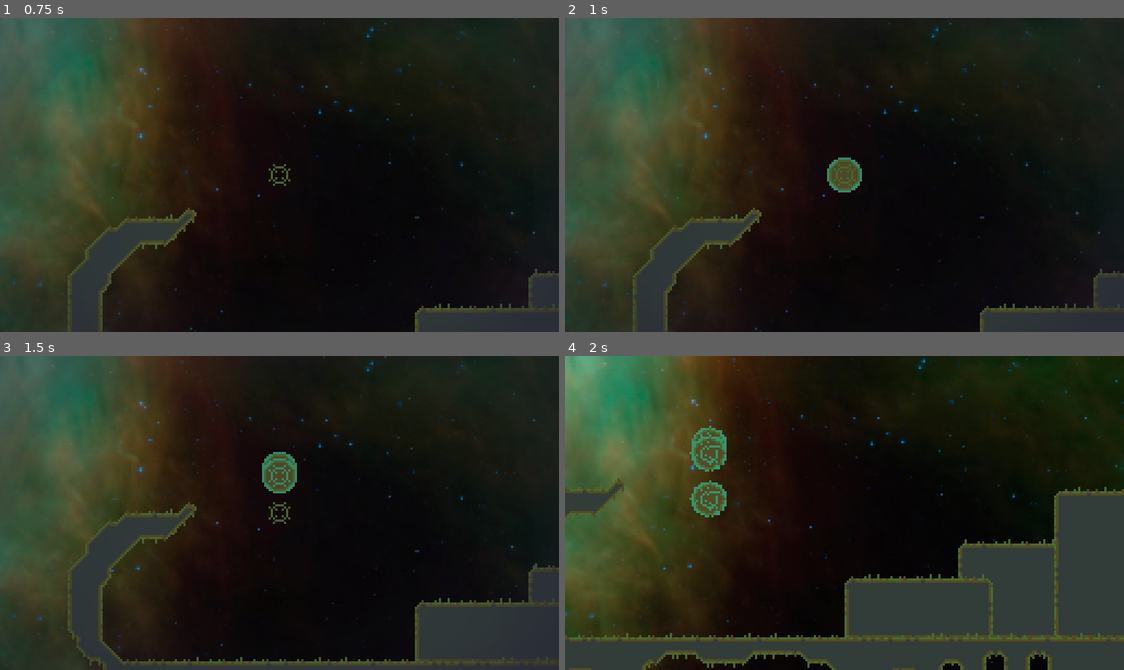
Above: before the commit, frames 1-4 (two rows, left to right).
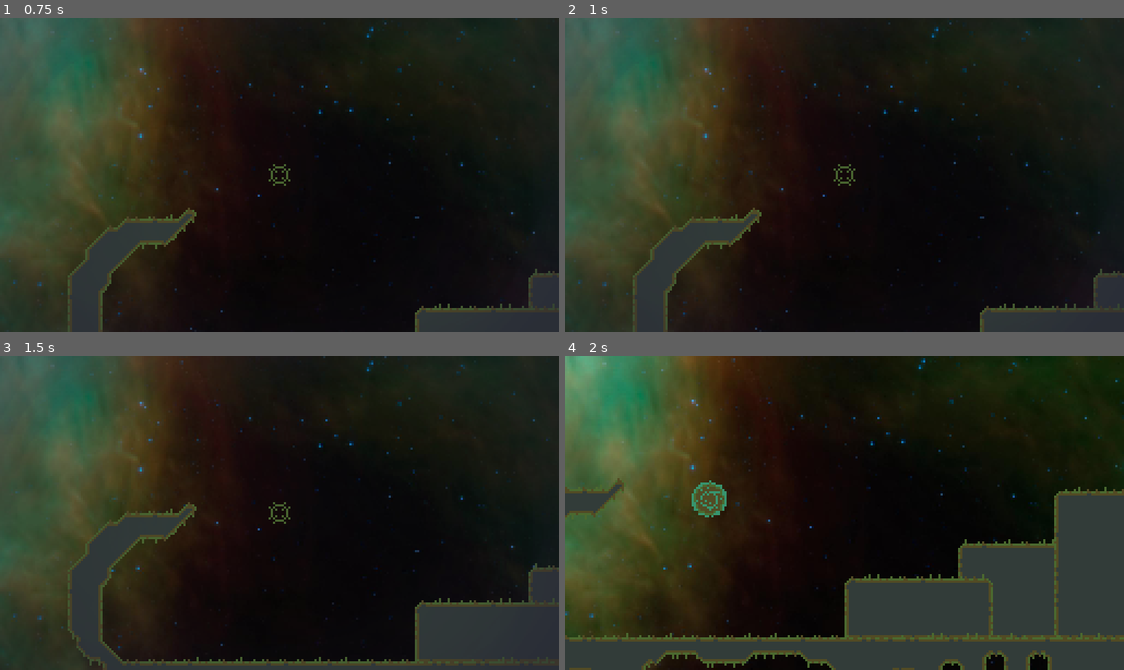
Above: after the commit, the same moments.

Repository: markopolojorgensen/github-gameoff-2020
Game: Godot game, scene res://game.tscn
The game is run twice, just before and just after one commit, with the same random seed, the same clock (stepped at 60 frames per second) and the same inputs. The engine's default icon, where the game draws it, is replaced by a stand-in: a white triangle on a blue panel in a dark square.
Inputs:
- Up to frame 1 (0.75 s): hold E (gravity_well_right) from 0.53 s (still down); hold Z (gravity_well_mode) from 0.53 s (still down)
- Up to frame 2 (1 s): keep holding E (gravity_well_right); keep holding Z (gravity_well_mode); tap Space (jump) at 0.77, 0.8 s
- Up to frame 3 (1.5 s): tap Space (jump) at 1.07, 1.35 s; release E (gravity_well_right) at 1.28 s; release Z (gravity_well_mode) at 1.28 s; hold Down (ui_down) from 1.28 s (still down)
- Up to frame 4 (2 s): keep holding Down (ui_down); tap Space (jump) at 1.52, 1.82 s; tap Z (gravity_well_mode) at 1.55 s

Frame 1 is identical in both runs. In frame 2, 0.5% of the frame differs, in the area x 46-54%, y 44-56%; in frame 3, 0.7%, in the area x 46-54%, y 30-44%; in frame 4, 0.7%.

Commit message:
you can delete gravity wells

Diff:
--- a/global.gd
+++ b/global.gd
@@ -6,6 +6,7 @@
 var player
 var current_room
 
+var gravity_well_mode_active = false
 var gravity_wells : Array = []
 
 func get_intended_direction():
--- a/gravity_well.gd
+++ b/gravity_well.gd
@@ -7,6 +7,7 @@
 
 func _ready():
 	$player_in_well/animated_sprite.play()
+	$x_sprite.hide()
 
 # Called every frame. 'delta' is the elapsed time since the previous frame.
 func _process(delta):
@@ -34,13 +35,14 @@
 		$hum/tween.start()
 		$hum.play()
 		$grab.play()
-		Engine.time_scale = 0.5
+		if not global.gravity_well_mode_active:
+			Engine.time_scale = 0.5
 
 func is_player_in_well():
 	return $player_in_well.visible
 
 func _unhandled_input(event):
-	if event.is_action_pressed("jump") and is_player_in_well():
+	if event.is_action_pressed("jump") and is_player_in_well() and not global.gravity_well_mode_active:
 		get_tree().set_input_as_handled()
 		var player = player_scene.instance()
 		var destination = global.get_intended_direction().normalized() * player_offset
@@ -51,4 +53,11 @@
 		$hum.stop()
 		$hum.volume_db = -60
 		$ding.play()
-		Engine.time_scale = 1
+		if not global.gravity_well_mode_active:
+			Engine.time_scale = 1
+
+func show_x():
+	$x_sprite.show()
+
+func hide_x():
+	$x_sprite.hide()
--- a/gravity_well.tscn
+++ b/gravity_well.tscn
@@ -13,6 +13,7 @@
 [ext_resource path="res://assets/player/player_flip_3.png" type="Texture" id=11]
 [ext_resource path="res://assets/player/player_flip_1.png" type="Texture" id=12]
 [ext_resource path="res://assets/player/player_flip_6.png" type="Texture" id=13]
+[ext_resource path="res://assets/gravity-well/red_X.png" type="Texture" id=14]
 
 [sub_resource type="CircleShape2D" id=1]
 
@@ -28,7 +29,7 @@
 script = ExtResource( 2 )
 
 [node name="area_2d" type="Area2D" parent="."]
-collision_layer = 0
+collision_layer = 2147483652
 collision_mask = 2
 
 [node name="collision_shape_2d" type="CollisionShape2D" parent="area_2d"]
@@ -57,4 +58,7 @@
 pause_mode = 2
 stream = ExtResource( 6 )
 volume_db = -10.0
+
+[node name="x_sprite" type="Sprite" parent="."]
+texture = ExtResource( 14 )
 [connection signal="body_entered" from="area_2d" to="." method="_on_area_2d_body_entered"]
--- a/gravity_well_mode.gd
+++ b/gravity_well_mode.gd
@@ -5,10 +5,15 @@
 export(NodePath) var world_camera_path
 onready var world_camera : Camera2D = get_node(world_camera_path)
 
+# slow down time by this much when active
+var activated_time_factor = 30
+
 var active = false
 var velocity = Vector2()
 const acceleration = 2000
 const max_speed = 160
+
+var highlighted_gravity_well
 
 func _ready():
 	$vignette_layer/vignette.hide()
@@ -21,17 +26,22 @@
 		if active:
 			# deactivate
 			active = false
-			get_tree().paused = false
+			Engine.time_scale = 1
 			hide()
 			$camera.current = false
 			world_camera.global_position = $camera.get_camera_screen_center()
 			world_camera.current = true
 			$vignette_layer/vignette.hide()
 			$active_hum.stop()
+			global.gravity_well_mode_active = false
+			if highlighted_gravity_well:
+				highlighted_gravity_well.hide_x()
+				highlighted_gravity_well = null
 		else:
 			# not active, enter gravity well placement mode!
 			active = true
-			get_tree().paused = true
+			Engine.time_scale = 1.0 / activated_time_factor
+			global.gravity_well_mode_active = true
 			show()
 			global_position = world_camera.get_camera_screen_center()
 			world_camera.current = false
@@ -42,9 +52,16 @@
 
 	if active and event.is_action_pressed("place_gravity_well"):
 		get_tree().set_input_as_handled()
-		var gravity_well = gravity_well_scene.instance()
-		gravity_well.global_position = global_position
-		get_parent().add_child(gravity_well)
+
+		if highlighted_gravity_well:
+			# destroy old gravity well
+			highlighted_gravity_well.queue_free()
+			highlighted_gravity_well = null
+		else:
+			# create new gravity well
+			var gravity_well = gravity_well_scene.instance()
+			gravity_well.global_position = global_position
+			get_parent().add_child(gravity_well)
 
 func _process(delta):
 	if not active:
@@ -53,11 +70,25 @@
 	# accelerate
 	var intended_direction = global.get_intended_direction()
 	if intended_direction.length() > 0.05:
-		velocity += intended_direction * acceleration * delta
+		velocity += intended_direction * acceleration * delta * activated_time_factor
 	velocity = velocity.clamped(max_speed)
 
 	# slow down
-	velocity -= velocity * 10 * delta
+	velocity -= velocity * 10 * delta * activated_time_factor
 
 	# move
-	global_position += velocity * delta
+	global_position += velocity * delta * activated_time_factor
+
+func _on_well_detector_area_entered(area):
+	var gravity_well = area.get_parent()
+	if highlighted_gravity_well:
+		highlighted_gravity_well.hide_x()
+
+	highlighted_gravity_well = gravity_well
+	highlighted_gravity_well.show_x()
+
+func _on_well_detector_area_exited(area):
+	var gravity_well = area.get_parent()
+	if highlighted_gravity_well == gravity_well:
+		highlighted_gravity_well.hide_x()
+		highlighted_gravity_well = null
--- a/gravity_well_mode.tscn
+++ b/gravity_well_mode.tscn
@@ -19,6 +19,9 @@
 "name": "default",
 "speed": 10.0
 } ]
+
+[sub_resource type="CircleShape2D" id=2]
+radius = 6.0
 
 [node name="gravity_well_mode" type="Node2D"]
 pause_mode = 2
@@ -45,3 +48,12 @@
 [node name="active_hum" type="AudioStreamPlayer" parent="."]
 stream = ExtResource( 11 )
 volume_db = -10.0
+
+[node name="well_detector" type="Area2D" parent="."]
+collision_layer = 0
+collision_mask = 4
+
+[node name="collision_shape_2d" type="CollisionShape2D" parent="well_detector"]
+shape = SubResource( 2 )
+[connection signal="area_entered" from="well_detector" to="." method="_on_well_detector_area_entered"]
+[connection signal="area_exited" from="well_detector" to="." method="_on_well_detector_area_exited"]
--- a/player.gd
+++ b/player.gd
@@ -34,7 +34,12 @@
 	var speed_weight = clamp(horizontal_speed, 0, 100) / 100.0
 	$animated_sprite.frames.set_animation_speed("run", lerp(6, 18, speed_weight))
 
-	var intended_direction = global.get_intended_direction()
+	var intended_direction
+	if global.gravity_well_mode_active:
+		# don't move
+		intended_direction = Vector2()
+	else:
+		intended_direction = global.get_intended_direction()
 	if intended_direction.x < -0.5:
 		$animated_sprite.flip_h = true
 	elif intended_direction.x > 0.5:
@@ -89,10 +94,8 @@
 			var overspeed = max_air_horizontal_speed - abs(linear_velocity.x)
 			apply_central_impulse(Vector2(overspeed * sign(linear_velocity.x), 0))
 
-
-
 	# jumping stuff
-	var wants_to_jump = Input.is_action_pressed("jump")
+	var wants_to_jump = Input.is_action_pressed("jump") and not global.gravity_well_mode_active
 	var rising = linear_velocity.y < 0
 	var jumped = not $jump_cooldown.is_stopped()
 	var on_the_ground = is_on_the_ground()
@@ -158,6 +161,7 @@
 			global.gravity_wells.pop_front().queue_free()
 		gravity_well_active = false
 	elif event.is_action_released("jump"):
+		get_tree().set_input_as_handled()
 		jump_button_pushed = false
 
 func accepts_gravity_well():
--- a/project.godot
+++ b/project.godot
@@ -168,6 +168,7 @@
 
 2d_physics/layer_1="terrain"
 2d_physics/layer_2="player"
+2d_physics/layer_3="gravity_wells"
 
 [node]
 
Binary file added: assets/gravity-well/red_X.png
Not shown, added: assets/gravity-well/red_X.png.import
Binary file changed: external/aseprite/scene.aseprite
Not shown: 1 places in gravity_well.tscn that only renumber resources
Not shown: 1 places in gravity_well_mode.tscn that only renumber resources
Not shown, changed: notes/marks_notes.txt
